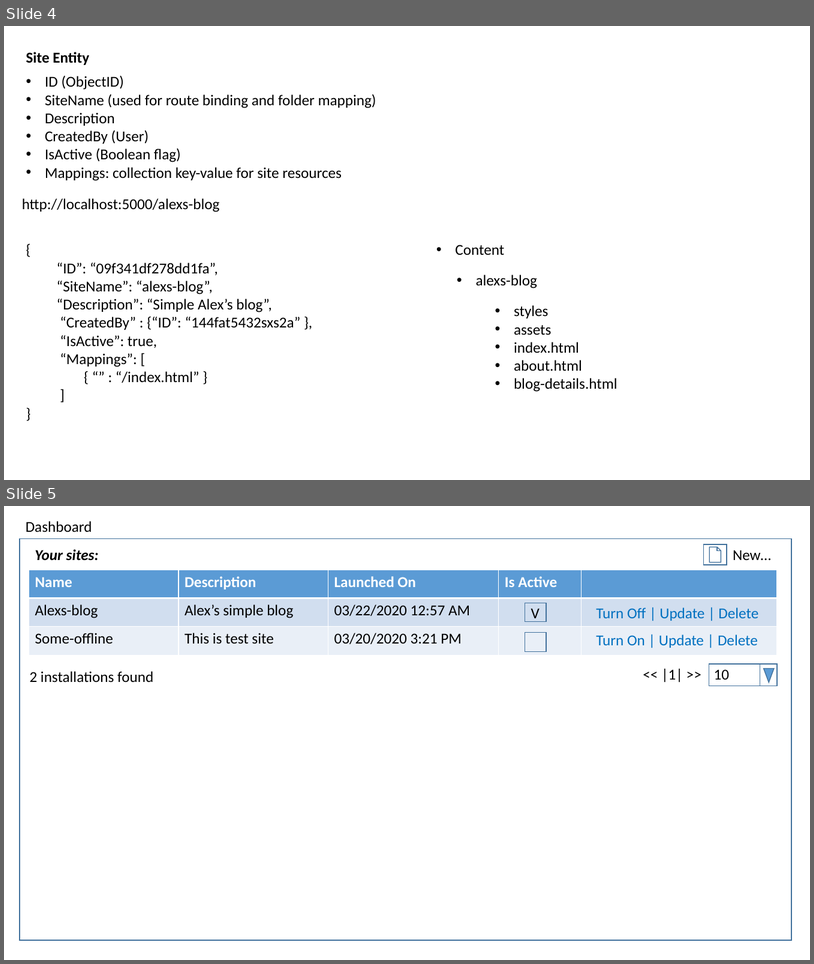
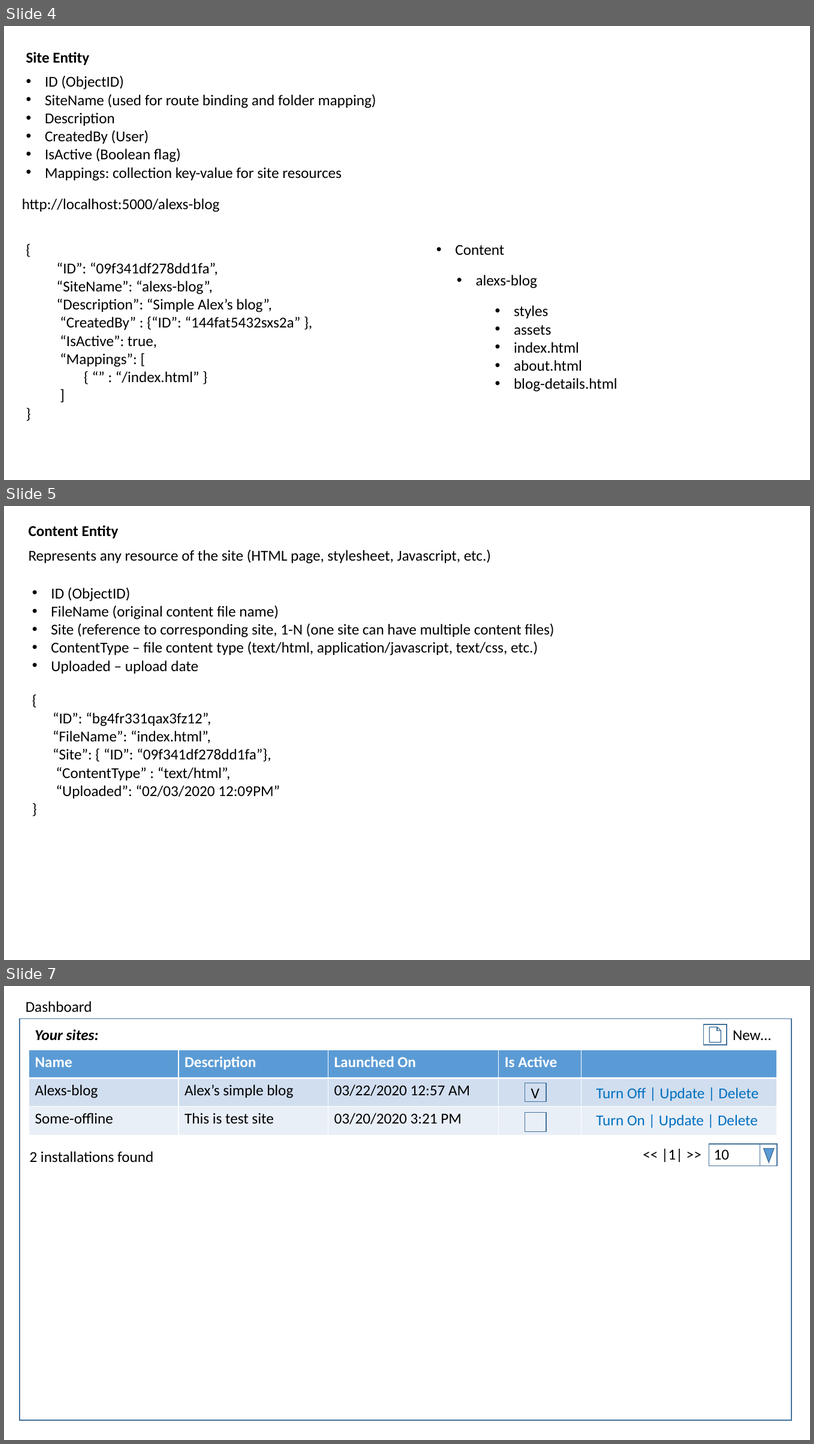
Before and after one commit to AlexanderFlanchik/AvsHost, a slide deck: Specs.pptx. Shown one above the other, each under a label of ours: slides 4 and 5 before the commit, slides 4, 5 and 7 after it; the slides between them are not shown. The pictures are 814x964 and 814x1444 pixels, drawn with LibreOffice and Linux fonts; fonts in the diff are those of the drawing. Boxes give left, top, right and bottom in pixels: in the first picture for what was removed or moved away, otherwise in the second. Text is boxed around its words. In the diff, an @@ line names an element or a change of style, - is before the commit and + after.

```diff
--- a/Specs.pptx
+++ b/Specs.pptx
@@ slide 5 added at [4,506,810,960], background #FFFFFF @@
@@ text added at [29,525,119,538], 18 pt, text #000000, bold @@
+Content Entity
@@ text added at [29,549,491,564], 18 pt, text #000000 @@
+Represents any resource of the site (HTML page, stylesheet, Javascript, etc.)
@@ text added at [51,588,554,673], 18 pt, text #000000 @@
+• ID (ObjectID)
+• FileName (original content file name)
+• Site (reference to corresponding site, 1-N (one site can have multiple content files)
+• ContentType – file content type (text/html, application/javascript, text/css, etc.)
+• Uploaded – upload date
@@ text added at [53,712,280,798], 18 pt, text #000000 @@
+{
+“ID”: “bg4fr331qax3fz12”,
+“FileName”: “index.html”,
+“Site”: { “ID”: “09f341df278dd1fa”},
+“ContentType” : “text/html”,
+“Uploaded”: “02/03/2020 12:09PM”
+}
@@ what was slide 5 is now slide 7 @@
```
Also in this commit, not shown: 1 slide changed, 1 other slide added, 14 other files.
